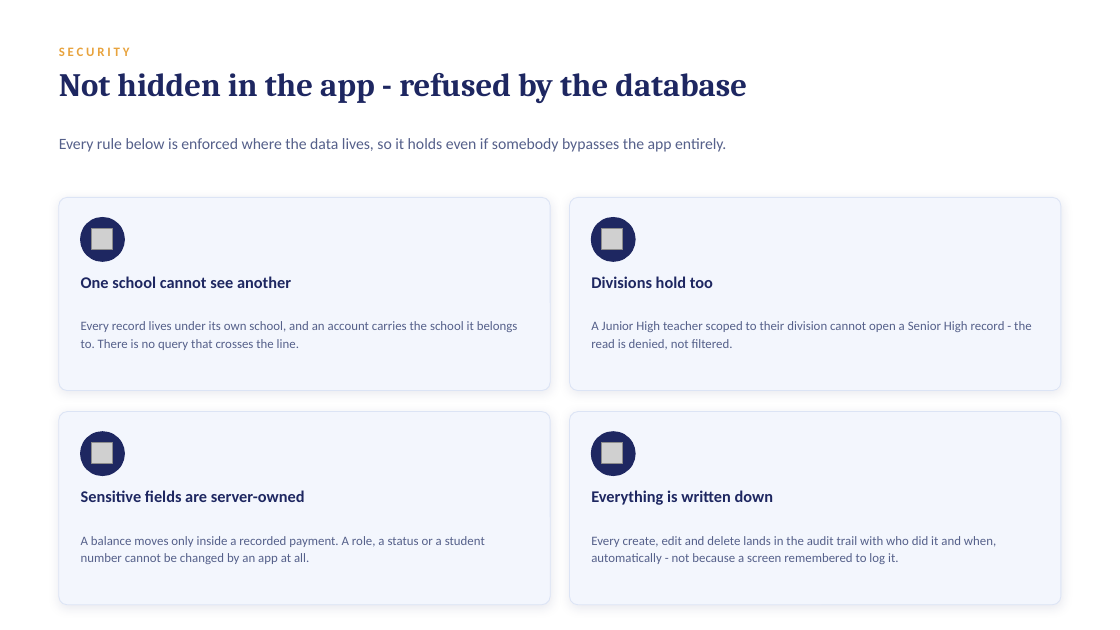
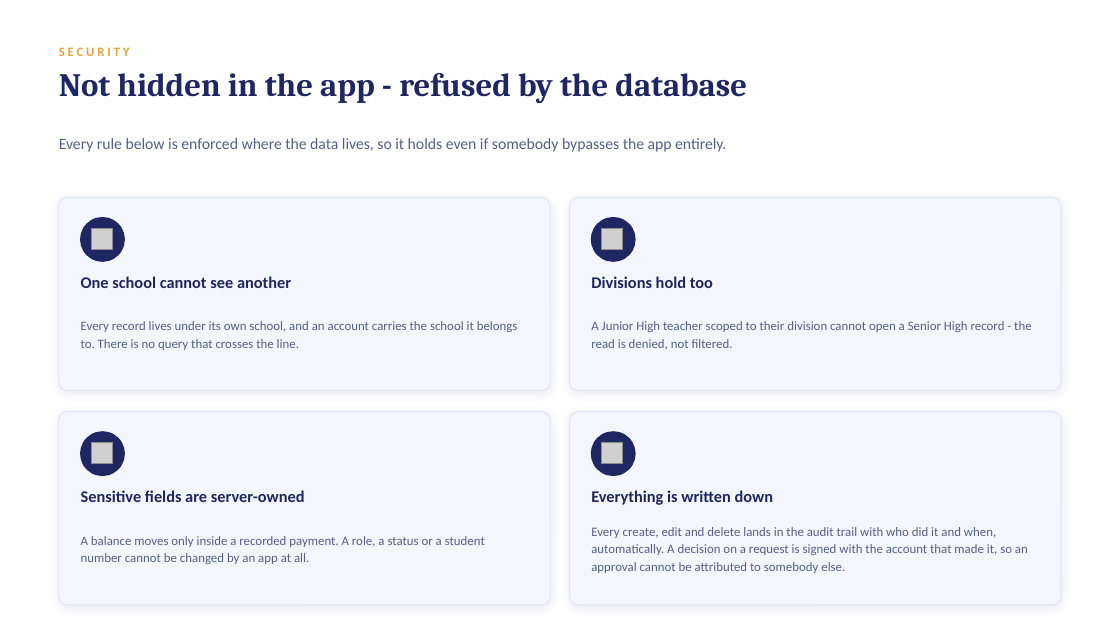
Before and after one commit to jcem0615-rgb/School-saas, a slide deck: slide 23 of marketing/LogicClass-Demo.pptx. Drawn at 1120x630 pixels with LibreOffice and Linux fonts; fonts in the diff are those of the drawing; grey boxes stand for pictures. Boxes give left, top, right and bottom in pixels: in the first picture for what was removed or moved away, otherwise in the second. Text is boxed around its words. In the diff, an @@ line names an element or a change of style, - is before the commit and + after.

```diff
--- a/marketing/LogicClass-Demo.pptx
+++ b/marketing/LogicClass-Demo.pptx
@@ text at (591,527,1028,573): text changed @@
-Every create, edit and delete lands in the audit trail with who did it and when, automatically - not because a screen remembered to log it.
+Every create, edit and delete lands in the audit trail with who did it and when, automatically. A decision on a request is signed with the account that made it, so an approval cannot be attributed to somebody else.
```
Also in this commit, not shown: 4 other slides changed, 6 other files.
